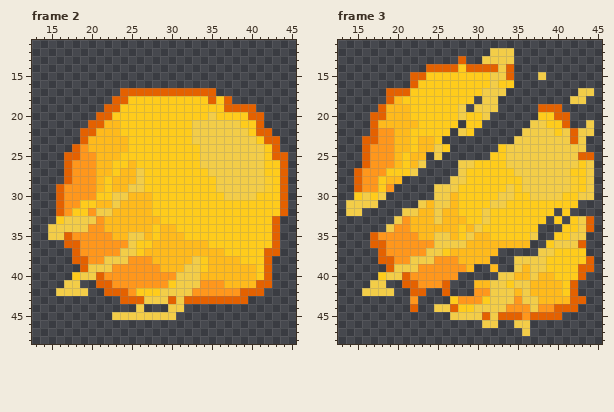
Pixel-art file: assets/images/fruits/orange.ase. This is how it looked before the edit.
60x60 pixels, 8 frames. Colours within 5 levels of each other are drawn and written as one. Shown: frame 2: x 13..45, y 11..48; frame 3: x 13..45, y 11..48. The commit also changed other frames, which this record leaves out.
Now the later version:
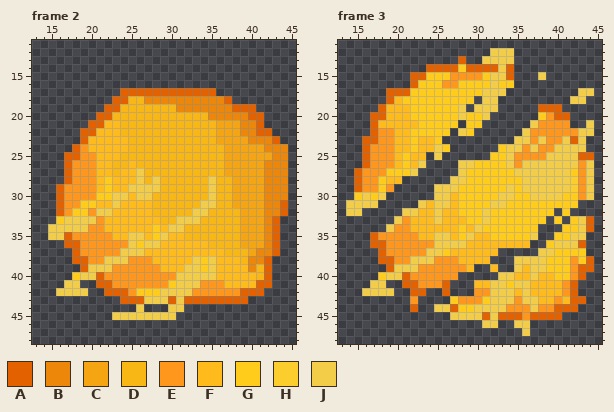
Palette (. is transparent): A #e46100  B #ed8709  C #f5a511  D #f9b716  E #ff971c  F #ffba1c  G #ffcc1c  H #fbcd2d  J #f3cd48
The exact change:
Changed rows in their new state; - is an unchanged pixel.
Frame 2:
first column x 23:
18 --DDBBBBBBBBBB--------
19 -DDDDDDDBBBBBBB-------
20 DDDDDDDDDDDDBBBBB-----
21 -DDDDDDDDDDDDCCCBB----
22 -DDDDDDDDDDDDCCCBB----
23 --DDDDDDDDDDDCCCCBBB--
24 --DDDDDDDDDDDDCCCCCBBB
25 -DDDDDDDDDDDDDCCCCCCBB
26 DD-DDDDDDDDDDDCCCCCBBB
27 D---DDDDDDDDDDCCCCCBBB
28 ----DJDDDDDDJDDCCCCBBB
29 ----JJDDDDDDJDDCCCCBBB
30 ---JJDDDDDDDJDDCCCCBBB
31 -----DDDDDDJJDDCCCCBB-
32 -----DDDDDJJDDDDCCCBB-
33 ------DDJJJDDDDDCCCB--
34 -------JJDDDDDDDCCCB--
35 ------J--DDDDDDDCCCB--
36 ----JJ------DDDDCCCB--
37 ---J----------DDDCBB--
38 ------------J---DBB---
39 ------------J----BD---
40 -----------JJ-----D---
Frame 3:
first column x 26:
15 -EEEE
16 EE---
first column x 35:
20 ----E----
21 ---EEEE--
22 --EEEEEE-
23 --E-EE---
24 -E-EE----
25 EEEE-----
26 E-------E
27 --------E
28 --------E
29 --------E
30 --------E
first column x 40:
38 --E
39 --E
40 --E
41 -E-
42 -E-
43 E--
Pixel boxes of the changes (left, top, right, bottom) in both pictures:
changed: (112, 96, 288, 280)
changed: (442, 72, 482, 88)
changed: (514, 112, 586, 200)
changed: (554, 256, 578, 304)
